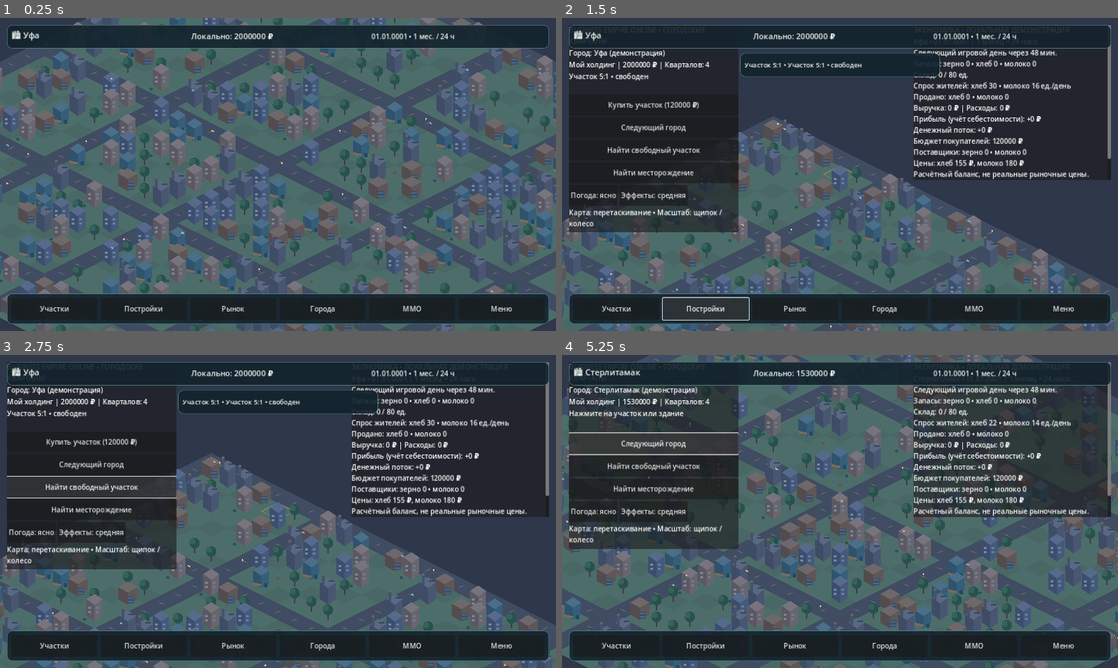
Above: before the commit, frames 1-4 (two rows, left to right).
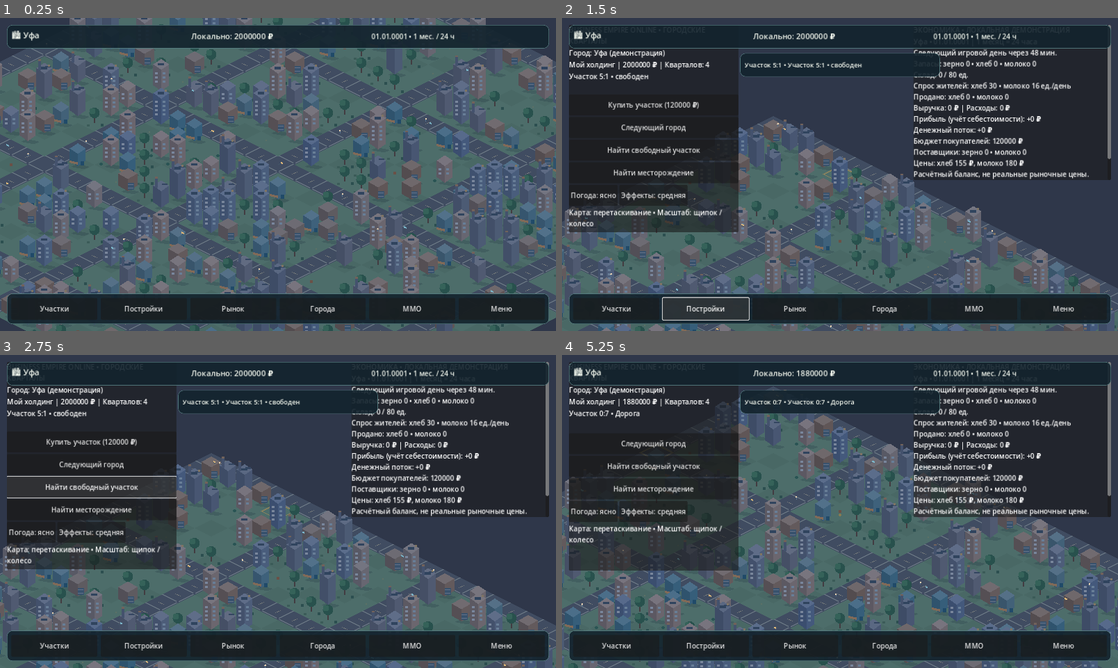
Above: after the commit, the same moments.

Repository: maillunex-lang/ufaeconom
Game: Godot game, scene res://scenes/main.tscn
Two runs of this game, one before a commit and one after it. Both use one fixed random seed, a clock stepped at 60 frames per second and the inputs below.
Inputs (mouse positions are in pixels of both pictures, inside the frame that each line leads up to):
- Up to frame 1 (0.25 s): no input
- Up to frame 2 (1.5 s): click "Участки" at 0.5 s; click "Постройки" at 1.25 s
- Up to frame 3 (2.75 s): click "Найти свободный участок" at 2 s
- Up to frame 4 (5.25 s): click "Найти месторождение" at 2.75 s; click "Купить участок (120000 ₽)" at 3.5 s; click (656, 442) at 4.25 s, where only the run before the commit has a clickable "Построить Магазин (350000 ₽)"; click (650, 455) at 5 s, where only the run after the commit has a clickable "Выбрать Магазин (350000 ₽)"

The runs differ from the first frame. In frame 1, 6.7% of the frame differs, in the area x 0-100%, y 0-100%; in frame 2, 2.7%; in frame 3, 2.7%; in frame 4, 35%.

Commit message:
Integrate Living City 0.7.5 visuals, construction preview and Android LOD

Diff:
--- a/scripts/main.gd
+++ b/scripts/main.gd
@@ -4,6 +4,7 @@
 const Land = preload("res://scripts/city_land.gd")
 const CityGenerator = preload("res://scripts/city_generator.gd")
 const BuildingArt = preload("res://scripts/building_art.gd")
+const CityDetail075 = preload("res://scripts/city_detail_075.gd")
 const CityLife25D = preload("res://scripts/city_life_25d.gd")
 const Atmosphere25D = preload("res://scripts/city_atmosphere_25d.gd")
 const CompanyState = preload("res://scripts/company_state.gd")
@@ -45,6 +46,8 @@
 var mmo_panel
 var atmosphere: Node2D
 var visual_quality := 1
+var construction_preview := ""
+var visual_detail := 1
 var android_hud: CanvasLayer
 
 func _ready() -> void:
@@ -84,6 +87,7 @@
 	var data: Dictionary = CityGenerator.make_city(city_index)
 	cells = data["cells"]
 	selected = Vector2i(-1, -1)
+	construction_preview = ""
 	company.city_index = city_index
 	company.save_game()
 	city_label.text = "Город: %s (демонстрация)" % data["name"]
@@ -198,20 +202,25 @@
 				pos + Vector2(-TILE_W * 0.5, 0)
 			])
 			draw_colored_polygon(diamond, base)
+			CityDetail075.draw_ground(self, pos, tile, kind, camera.zoom.x)
 			draw_polyline(PackedVector2Array([diamond[0], diamond[1], diamond[2], diamond[3], diamond[0]]), Color("#527b61"), 0.8)
 			if road:
 				_draw_road(pos, x, y)
 			elif kind == "Дерево":
 				_draw_tree(pos)
 			elif COLORS.has(kind):
-				_draw_building(pos, kind)
+				CityDetail075.draw_building_shadow(self, pos, tile, camera.zoom.x)
+				_draw_building(pos, kind, tile)
 			if kind == "Свободный участок" and Land.has_ore(city_index, tile):
 				draw_circle(pos, 5.0, Color("#c28147"))
 			if plots.has(Land.plot_key(tile)):
 				var built: String = _building_at(tile)
 				if built != "":
-					_draw_building(pos, built)
+					CityDetail075.draw_building_shadow(self, pos, tile, camera.zoom.x)
+					_draw_building(pos, built, tile)
 				draw_circle(pos + Vector2(0, 10), 4, Color("#ffd55b") if _owns_plot(tile) else Color("#eabf9a"))
+			if selected == tile and construction_preview != "" and _owns_plot(tile) and _building_at(tile) == "":
+				BuildingArt.draw(self, pos, "НИИ" if construction_preview == "Исследовательский центр" else construction_preview, 1, true, CityDetail075.district(tile))
 			if selected == tile:
 				draw_polyline(PackedVector2Array([diamond[0], diamond[1], diamond[2], diamond[3], diamond[0]]), Color("#ffe175"), 3.0)
 
@@ -226,9 +235,10 @@
 	draw_circle(pos + Vector2(0, -29), 15, Color("#3e8153"))
 	draw_circle(pos + Vector2(-6, -34), 9, Color("#58a46a"))
 
-func _draw_building(pos: Vector2, kind: String) -> void:
-	# Cosmetic-only 2.5D building art; authoritative ownership stays unchanged.
-	BuildingArt.draw(self, pos, "НИИ" if kind == "Исследовательский центр" else kind)
+func _draw_building(pos: Vector2, kind: String, tile: Vector2i) -> void:
+	# Procedural visual level does not affect production, land ownership or server state.
+	BuildingArt.draw(self, pos, "НИИ" if kind == "Исследовательский центр" else kind, CityDetail075.level(tile, kind), false, CityDetail075.district(tile))
+	CityDetail075.draw_business_activity(self, pos, kind, camera.zoom.x)
 
 func _unhandled_input(event: InputEvent) -> void:
 	if event is InputEventScreenTouch:
@@ -284,6 +294,7 @@
 	if not Land.is_open(_active_chunks(), tile):
 		return
 	selected = tile
+	construction_preview = ""
 	var kind: String = Land.kind_at(city_index, tile)
 	info.text = "Участок %d:%d • %s%s" % [tile.x, tile.y, kind, " • руда" if Land.has_ore(city_index, tile) else ""]
 	message_label.text = ""
@@ -310,7 +321,10 @@
 			for building_type in CompanyState.CONSTRUCTION:
 				if building_type == "Шахта" and not Land.has_ore(city_index, selected):
 					continue
-				_add_action("Построить %s (%d ₽)" % [building_type, CompanyState.CONSTRUCTION[building_type]], _construct.bind(building_type))
+				_add_action("Выбрать %s (%d ₽)" % [building_type, CompanyState.CONSTRUCTION[building_type]], _preview_construction.bind(building_type))
+			if construction_preview != "":
+				_add_action("Подтвердить: %s" % construction_preview, _confirm_preview)
+				_add_action("Отменить предпросмотр", _cancel_preview)
 		else:
 			info.text = "Ваш участок %d:%d • %s" % [selected.x, selected.y, building]
 			if building in ["Шахта", "Исследовательский центр", "Автосалон"]:
@@ -334,7 +348,30 @@
 	_update_actions()
 	queue_redraw()
 
+func _preview_construction(kind: String) -> void:
+	if selected.x < 0 or not _owns_plot(selected) or _building_at(selected) != "" or not CompanyState.CONSTRUCTION.has(kind):
+		return
+	if kind == "Шахта" and not Land.has_ore(city_index, selected):
+		return
+	construction_preview = kind
+	message_label.text = "Предпросмотр: %s • подтверждение не отправлено" % kind
+	_update_actions()
+	queue_redraw()
+
+func _cancel_preview() -> void:
+	construction_preview = ""
+	_update_actions()
+	queue_redraw()
+
+func _confirm_preview() -> void:
+	if construction_preview == "" or selected.x < 0 or not _owns_plot(selected) or _building_at(selected) != "":
+		return
+	var kind := construction_preview
+	construction_preview = ""
+	_construct(kind)
+
 func _construct(kind: String) -> void:
+	construction_preview = ""
 	if mmo_panel != null and mmo_panel.online_active():
 		mmo_panel.client.send_command("facility.build", {"city": Land.CITY_IDS[city_index], "kind": Land.SERVER_KINDS[kind], "x": selected.x, "y": selected.y})
 		return
@@ -430,6 +467,7 @@
 		message_label.text = "Нет подходящих свободных участков в открытых кварталах"
 		return
 	selected = tile
+	construction_preview = ""
 	camera.position = _iso(Vector2(tile))
 	info.text = "Участок %d:%d • свободен%s" % [tile.x, tile.y, " • руда" if Land.has_ore(city_index, tile) else ""]
 	_update_actions()
